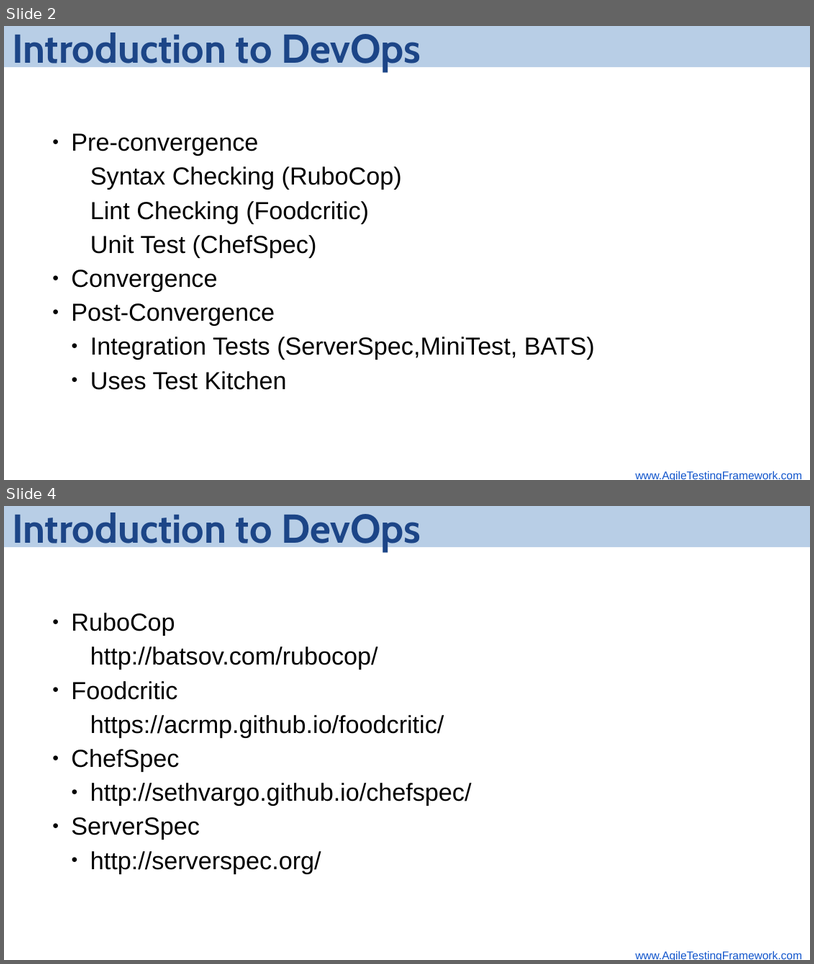
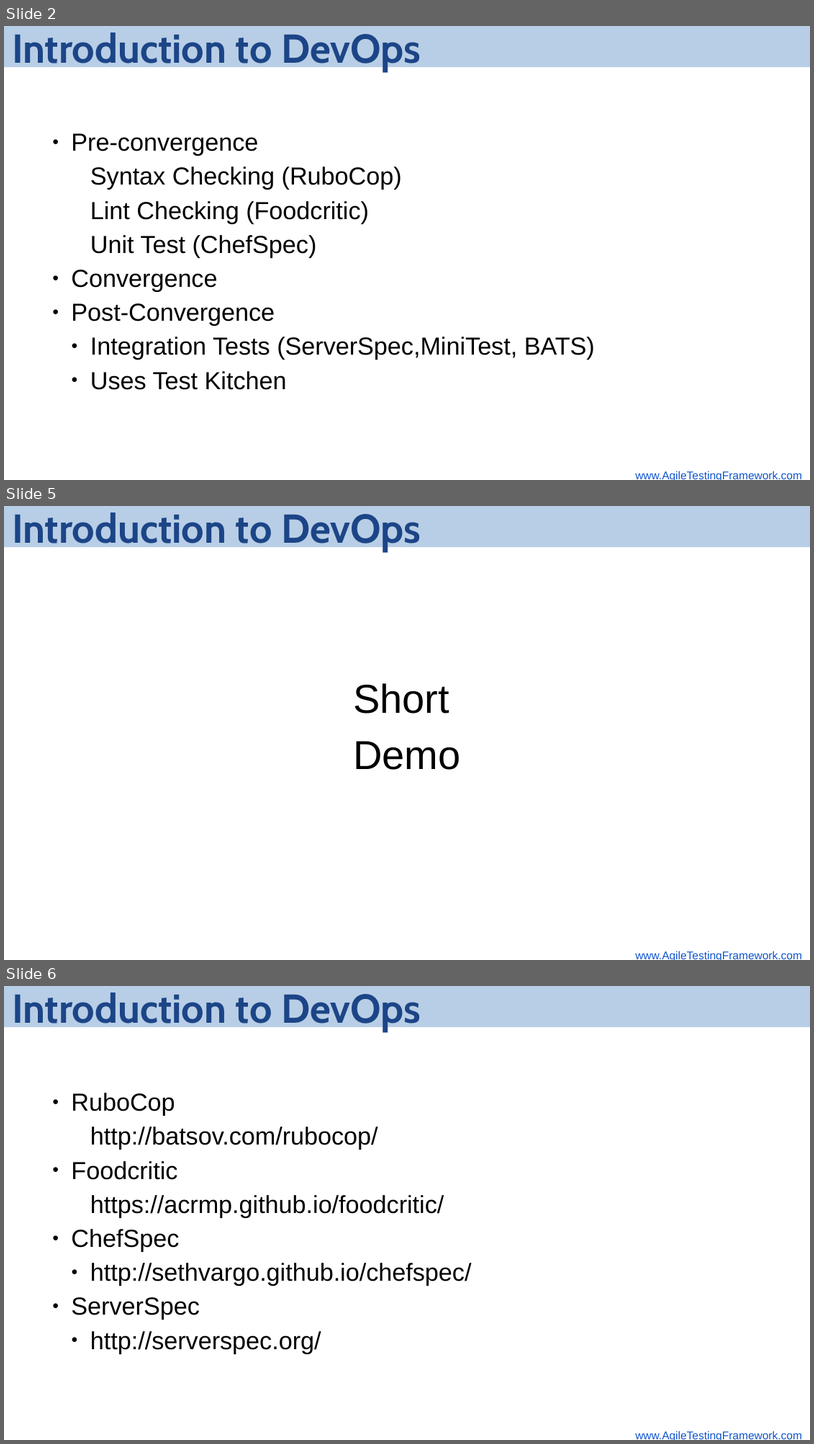
Before and after one commit to srufle/meetup-devops, a slide deck: meetup-devops-slides.odp. Shown one above the other, each under a label of ours: slides 2 and 4 before the commit, slides 2, 5 and 6 after it; the slides between them are not shown. The pictures are 814x964 and 814x1444 pixels, drawn with LibreOffice and Linux fonts; fonts in the diff are those of the drawing; background and template pictures are left out. Boxes give left, top, right and bottom in pixels: in the first picture for what was removed or moved away, otherwise in the second. Text is boxed around its words. In the diff, an @@ line names an element or a change of style, - is before the commit and + after.

```diff
--- a/meetup-devops-slides.odp
+++ b/meetup-devops-slides.odp
@@ slide 5 added at bbox=[4, 506, 810, 960], background picture (left out) @@
@@ rectangle added at bbox=[4, 506, 810, 547], fill #729FCF at 50% opacity, 36 pt, text #1C4587, bold @@
+Introduction to DevOps
@@ text added at bbox=[353, 683, 460, 770], 36 pt, text #000000 @@
+Short
+Demo
@@ text added at bbox=[635, 950, 802, 960], 10 pt, text #1155CC, underline @@
+www.AgileTestingFramework.com
@@ what was slide 4 is now slide 6 @@
```
Also in this commit, not shown: 1 slide changed, 1 other slide added, 1 other file.
